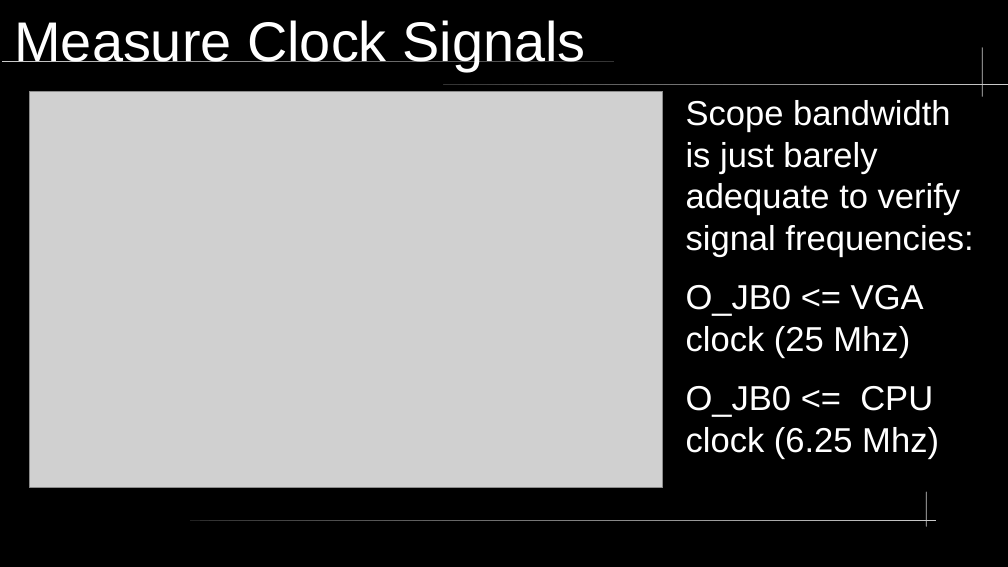
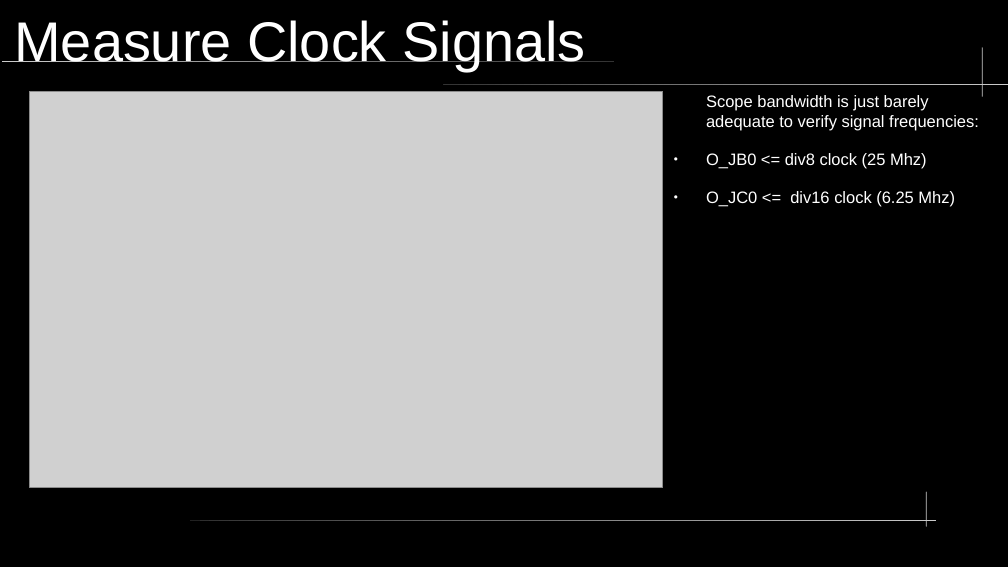
Before and after one commit to neiderm/retro_comp_fpga, a slide deck: slide 7 of docs/soc_t80_vga_clk.odp (slide 8 before the commit). Drawn at 1008x567 pixels with LibreOffice and Linux fonts; fonts in the diff are those of the drawing; grey boxes stand for pictures; background and template pictures are left out. Boxes give left, top, right and bottom in pixels: in the first picture for what was removed or moved away, otherwise in the second. Text is boxed around its words. In the diff, an @@ line names an element or a change of style, - is before the commit and + after.

```diff
--- a/docs/soc_t80_vga_clk.odp
+++ b/docs/soc_t80_vga_clk.odp
@@ text "Scope bandwidth is just barely ...": place and size @@
-text "Scope bandwidth is just barely ..." at bbox=[686, 100, 973, 459]
+text "Scope bandwidth is just barely ..." at bbox=[706, 95, 979, 206]
@@ text at bbox=[706, 95, 979, 131]: size 27.2 to 13 pt in "Scope bandwidth is just barely adequate to ..." @@
@@ text at bbox=[706, 153, 955, 206]: text changed; size 27.2 to 13 pt @@
-● O_JB0 <= VGA clock (25 Mhz)
-● O_JB0 <= CPU clock (6.25 Mhz)
+● O_JB0 <= div8 clock (25 Mhz)
+● O_JC0 <= div16 clock (6.25 Mhz)
```
Also in this commit, not shown: 5 other slides changed, 3 slides added, 2 slides removed, 5 other files.
